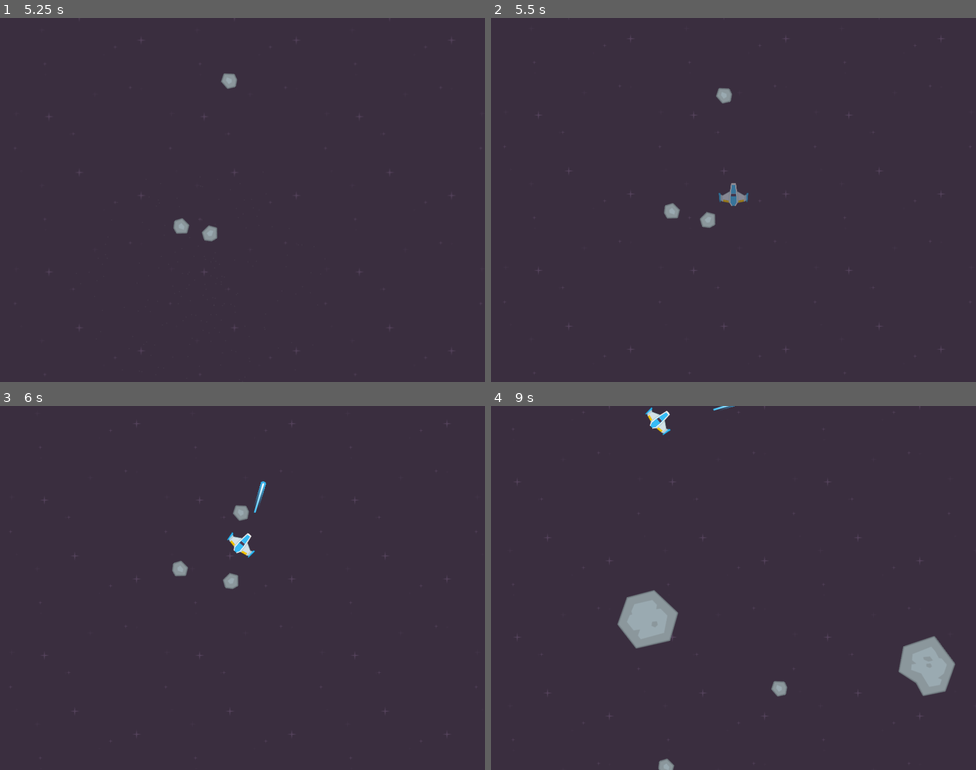
Above: before the commit, frames 1-4 (two rows, left to right).
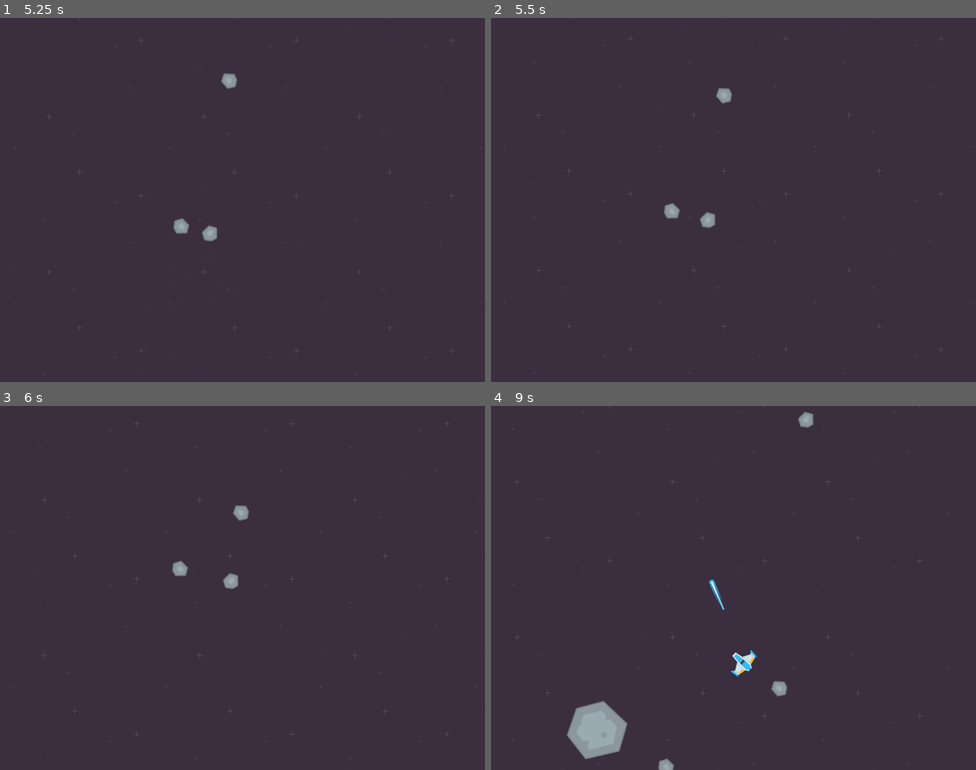
Above: after the commit, the same moments.

Repository: nicognito/game-a-week-001
Game: Godot game, scene res://scenes/level.tscn
Two runs of this game, one before a commit and one after it. Both use one fixed random seed, a clock stepped at 60 frames per second and the inputs below.
Inputs:
- Up to frame 1 (5.25 s): tap Enter at 0.5 s; hold W (move_forward) 0.53-2.03 s; tap Space (fire) every 0.75 s from 0.6 to 5.1 s; hold A (turn_left) 2.03-3.53 s; hold S (move_back) 3.53-4.28 s; hold D (turn_right) 4.28-5.03 s; hold W (move_forward) from 5.03 s (still down)
- Up to frame 2 (5.5 s): keep holding W (move_forward)
- Up to frame 3 (6 s): release W (move_forward) at 5.78 s; hold D (turn_right) from 5.78 s (still down); tap Space (fire) at 5.85 s
- Up to frame 4 (9 s): tap Space (fire) every 0.75 s from 6.6 to 8.85 s; release D (turn_right) at 8.03 s; hold S (move_back) 8.03-8.78 s; hold A (turn_left) from 8.78 s (still down)

Frame 1 is identical in both runs. In frame 2, 0.2% of the frame differs, in the area x 46-54%, y 45-52%; in frame 3, 0.3%; in frame 4, 4.7%, in the area x 15-96%, y 0-97%.

Commit message:
Increase respawn timeout

Diff:
--- a/scripts/level.gd
+++ b/scripts/level.gd
@@ -72,7 +72,7 @@
 	life -= 1
 
 	if life:
-		await get_tree().create_timer(1).timeout
+		await get_tree().create_timer(2).timeout
 		spawn_player()
 		player.start_invincibility()
 	else:
